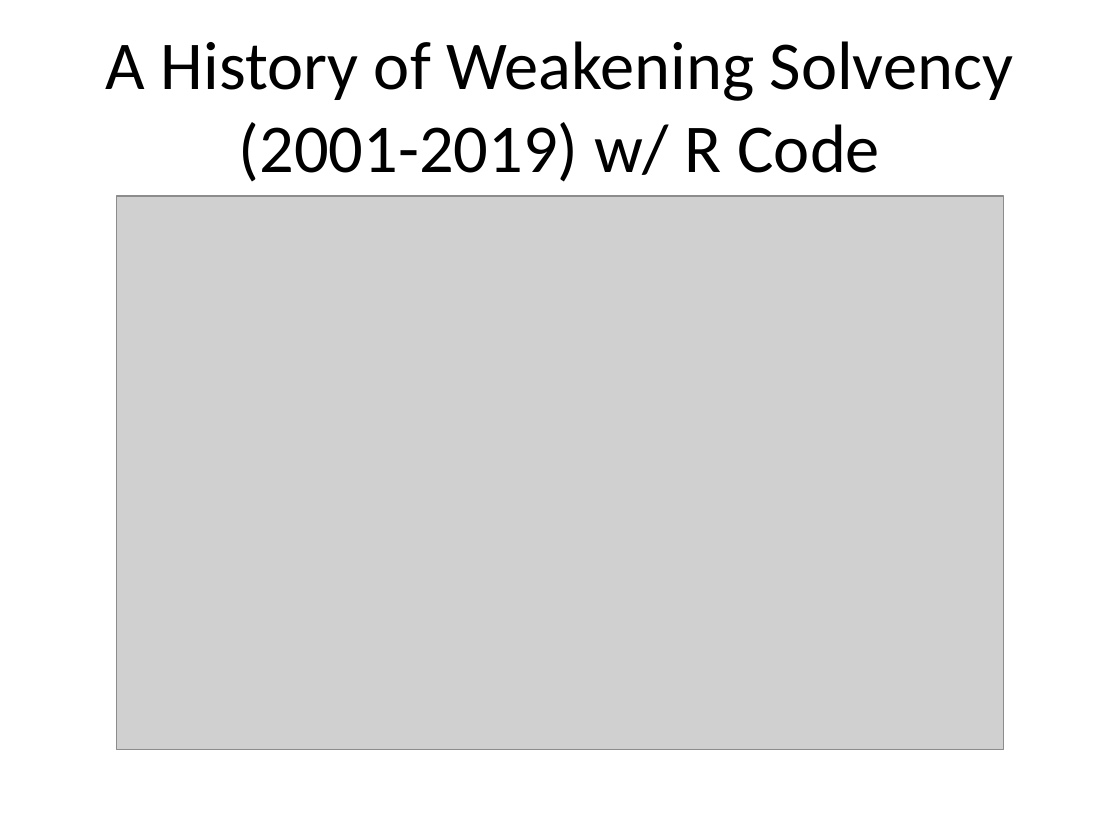
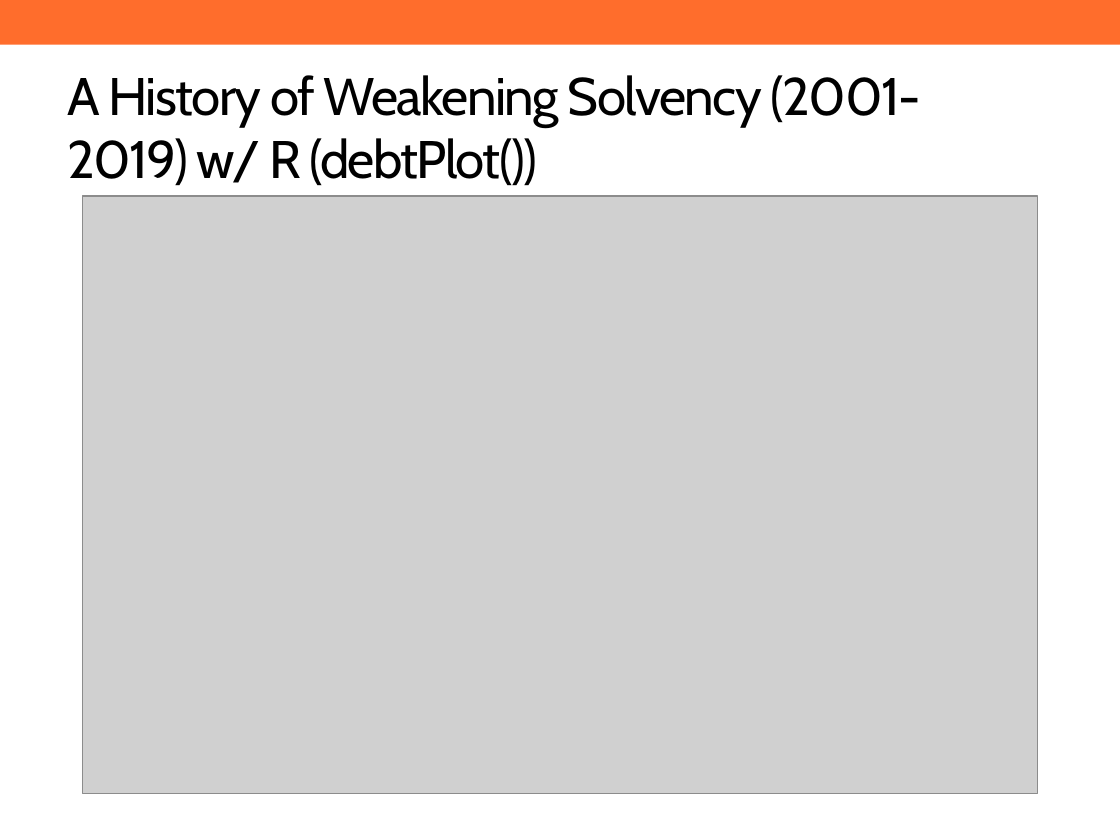
Before and after one commit to ReasonFoundation/GraphicsR, a slide deck: slide 2 of SamplePPT.pptx. Drawn at 1120x840 pixels with LibreOffice and Linux fonts; fonts in the diff are those of the drawing; grey boxes stand for pictures; background and template pictures are left out. Boxes give left, top, right and bottom in pixels: in the first picture for what was removed or moved away, otherwise in the second. Text is boxed around its words. In the diff, an @@ line names an element or a change of style, - is before the commit and + after.

```diff
--- a/SamplePPT.pptx
+++ b/SamplePPT.pptx
@@ rectangle added at box(0, 0, 1120, 45), fill #FF6D2C @@
@@ title at box(67, 75, 920, 186): text changed; size 44 to 34 pt; font Calibri to Cabin @@
-A History of Weakening Solvency (2001-2019) w/ R Code
+A History of Weakening Solvency (2001-2019) w/ R (debtPlot())
@@ picture: place and size @@
-picture at box(116, 196, 1004, 749)
+picture at box(83, 196, 1038, 793)
```
Also in this commit, not shown: 7 other slides changed, 1 other file.
